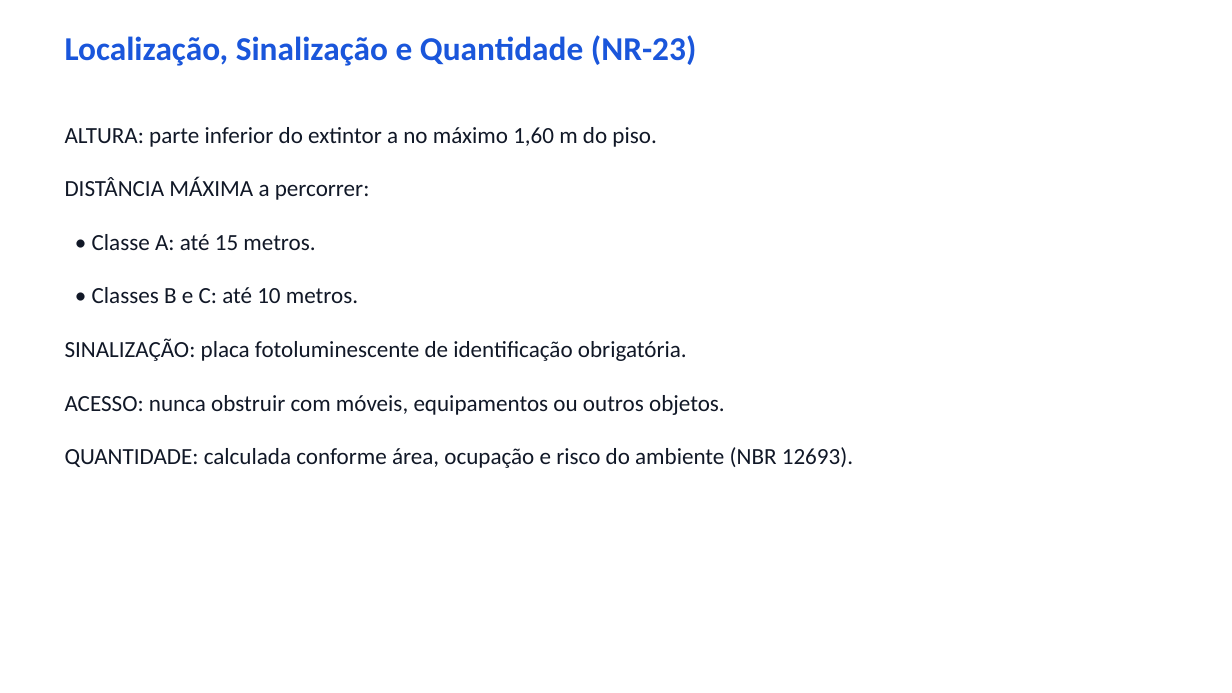
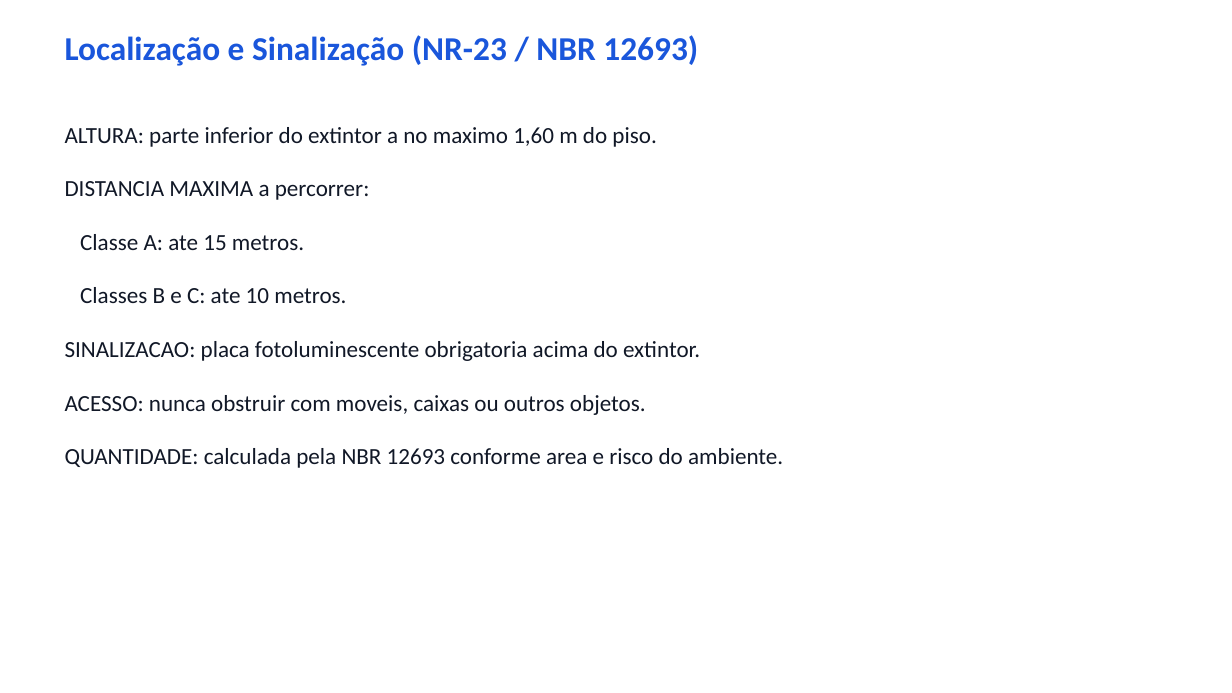
Before and after one commit to sanicolauvix/quiz-nr, a slide deck: slide 8 of 05_Extintores.pptx. Drawn at 1232x693 pixels with LibreOffice and Linux fonts; fonts in the diff are those of the drawing. Boxes give left, top, right and bottom in pixels: in the first picture for what was removed or moved away, otherwise in the second. Text is boxed around its words. In the diff, an @@ line names an element or a change of style, - is before the commit and + after.

```diff
--- a/05_Extintores.pptx
+++ b/05_Extintores.pptx
@@ text at [65, 35, 698, 66]: text changed @@
-Localização, Sinalização e Quantidade (NR-23)
+Localização e Sinalização (NR-23 / NBR 12693)
@@ text at [65, 127, 656, 147]: text changed @@
-ALTURA: parte inferior do extintor a no máximo 1,60 m do piso.
+ALTURA: parte inferior do extintor a no maximo 1,60 m do piso.
@@ text at [65, 181, 370, 200]: text changed @@
-DISTÂNCIA MÁXIMA a percorrer:
+DISTANCIA MAXIMA a percorrer:
@@ text at [80, 234, 304, 250]: text changed @@
-• Classe A: até 15 metros.
+Classe A: ate 15 metros.
@@ text at [80, 287, 346, 303]: text changed @@
-• Classes B e C: até 10 metros.
+Classes B e C: ate 10 metros.
@@ text at [65, 341, 700, 361]: text changed @@
-SINALIZAÇÃO: placa fotoluminescente de identificação obrigatória.
+SINALIZACAO: placa fotoluminescente obrigatoria acima do extintor.
@@ text at [65, 395, 646, 415]: text changed @@
-ACESSO: nunca obstruir com móveis, equipamentos ou outros objetos.
+ACESSO: nunca obstruir com moveis, caixas ou outros objetos.
@@ text at [65, 448, 783, 468]: text changed @@
-QUANTIDADE: calculada conforme área, ocupação e risco do ambiente (NBR 12693).
+QUANTIDADE: calculada pela NBR 12693 conforme area e risco do ambiente.
```
Also in this commit, not shown: 9 other slides changed, 7 other files.
